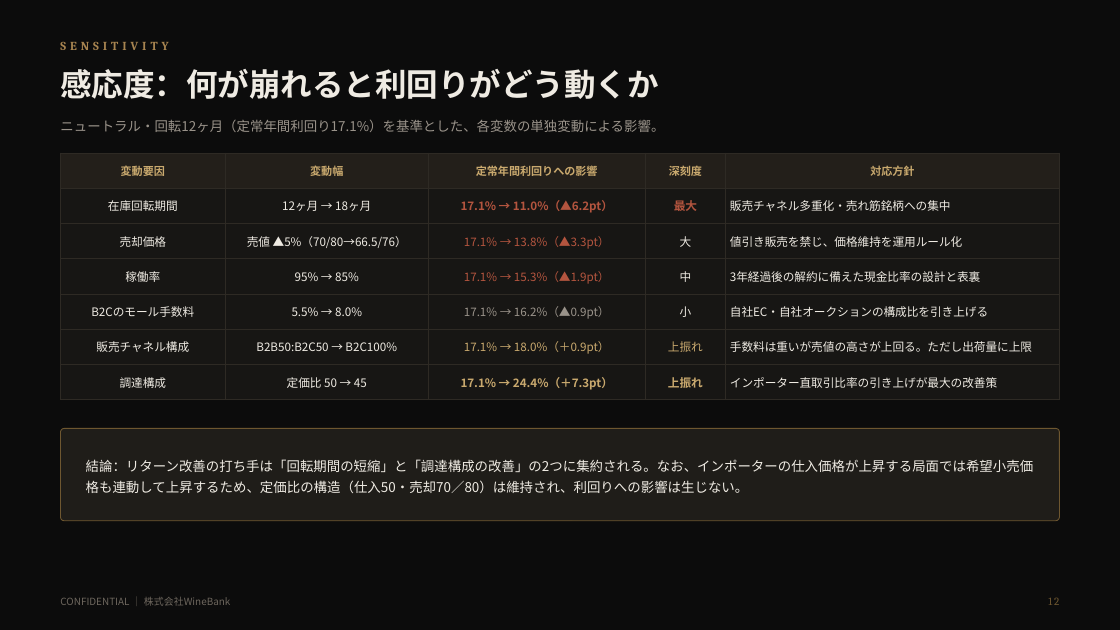
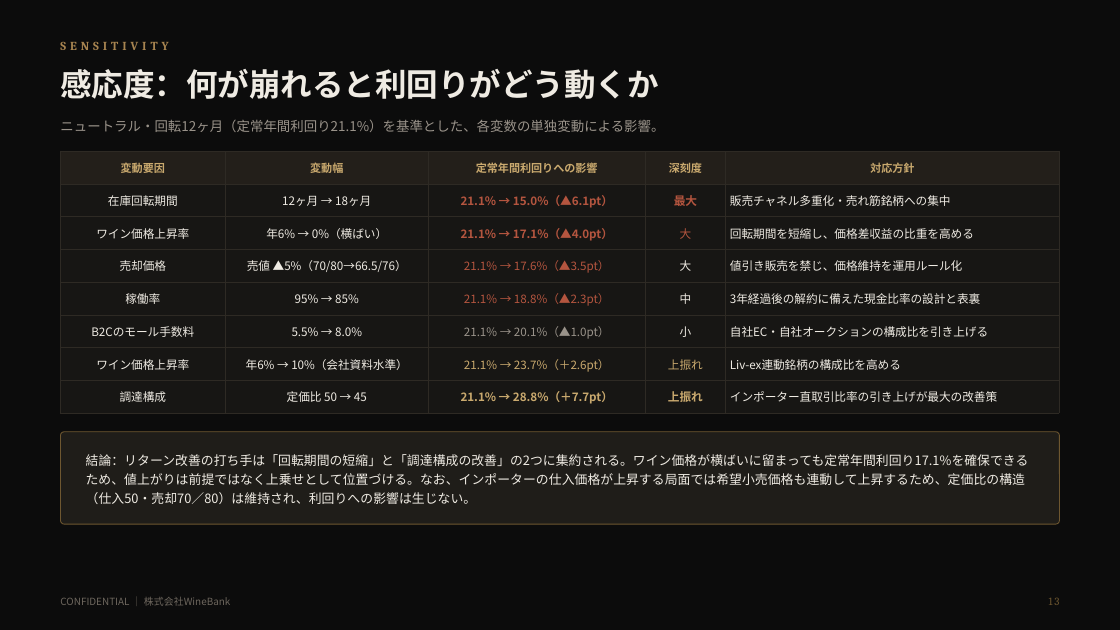
Before and after one commit to nakano-winebank/wine-auction, a slide deck: slide 14 of docs/wine-fund/WineBank_ワインファンドSPC組成提案_5億_20260811.pptx (slide 13 before the commit). Drawn at 1120x630 pixels with LibreOffice and Linux fonts; fonts in the diff are those of the drawing. Boxes give left, top, right and bottom in pixels: in the first picture for what was removed or moved away, otherwise in the second. Text is boxed around its words. In the diff, an @@ line names an element or a change of style, - is before the commit and + after.

```diff
--- a/docs/wine-fund/WineBank_ワインファンドSPC組成提案_5億_20260811.pptx
+++ b/docs/wine-fund/WineBank_ワインファンドSPC組成提案_5億_20260811.pptx
@@ text at bbox=[60, 119, 664, 132]: text changed @@
-ニュートラル・回転12ヶ月（定常年間利回り17.1%）を基準とした、各変数の単独変動による影響。
+ニュートラル・回転12ヶ月（定常年間利回り21.1%）を基準とした、各変数の単独変動による影響。
@@ table at bbox=[60, 151, 1060, 408] @@
-row 2: 在庫回転期間 | 12ヶ月 → 18ヶ月 | 17.1% → 11.0%（▲6.2pt） | 最大 | 販売チャネル多重化・売れ筋銘柄への集中
-row 3: 売却価格 | 売値 ▲5%（70/80→66.5/76） | 17.1% → 13.8%（▲3.3pt） | 大 | 値引き販売を禁じ、価格維持を運用ルール化
-row 4: 稼働率 | 95% → 85% | 17.1% → 15.3%（▲1.9pt） | 中 | 3年経過後の解約に備えた現金比率の設計と表裏
-row 5: B2Cのモール手数料 | 5.5% → 8.0% | 17.1% → 16.2%（▲0.9pt） | 小 | 自社EC・自社オークションの構成比を引き上げる
-row 6: 販売チャネル構成 | B2B50:B2C50 → B2C100% | 17.1% → 18.0%（＋0.9pt） | 上振れ | 手数料は重いが売値の高さが上回る。ただし出荷量に上限
-row 7: 調達構成 | 定価比 50 → 45 | 17.1% → 24.4%（＋7.3pt） | 上振れ | インポーター直取引比率の引き上げが最大の改善策
+row 2: 在庫回転期間 | 12ヶ月 → 18ヶ月 | 21.1% → 15.0%（▲6.1pt） | 最大 | 販売チャネル多重化・売れ筋銘柄への集中
+row 3: ワイン価格上昇率 | 年6% → 0%（横ばい） | 21.1% → 17.1%（▲4.0pt） | 大 | 回転期間を短縮し、価格差収益の比重を高める
+row 4: 売却価格 | 売値 ▲5%（70/80→66.5/76） | 21.1% → 17.6%（▲3.5pt） | 大 | 値引き販売を禁じ、価格維持を運用ルール化
+row 5: 稼働率 | 95% → 85% | 21.1% → 18.8%（▲2.3pt） | 中 | 3年経過後の解約に備えた現金比率の設計と表裏
+row 6: B2Cのモール手数料 | 5.5% → 8.0% | 21.1% → 20.1%（▲1.0pt） | 小 | 自社EC・自社オークションの構成比を引き上げる
+row 7: ワイン価格上昇率 | 年6% → 10%（会社資料水準） | 21.1% → 23.7%（＋2.6pt） | 上振れ | Liv-ex連動銘柄の構成比を高める
+row 8: 調達構成 | 定価比 50 → 45 | 21.1% → 28.8%（＋7.7pt） | 上振れ | インポーター直取引比率の引き上げが最大の改善策
@@ text at bbox=[86, 454, 1029, 504]: text changed; size 11.5 to 11 pt @@
-結論：リターン改善の打ち手は「回転期間の短縮」と「調達構成の改善」の2つに集約される。なお、インポーターの仕入価格が上昇する局面では希望小売価格も連動して上昇するため、定価比の構造（仕入50・売却70／80）は維持され、利回りへの影響は生じない。
+結論：リターン改善の打ち手は「回転期間の短縮」と「調達構成の改善」の2つに集約される。ワイン価格が横ばいに留まっても定常年間利回り17.1%を確保できるため、値上がりは前提ではなく上乗せとして位置づける。なお、インポーターの仕入価格が上昇する局面では希望小売価格も連動して上昇するため、定価比の構造（仕入50・売却70／80）は維持され、利回りへの影響は生じない。
@@ text at bbox=[1049, 598, 1060, 605]: text changed @@
-12
+13
```
Also in this commit, not shown: 14 other slides changed, 1 slide added, 4 other files.
